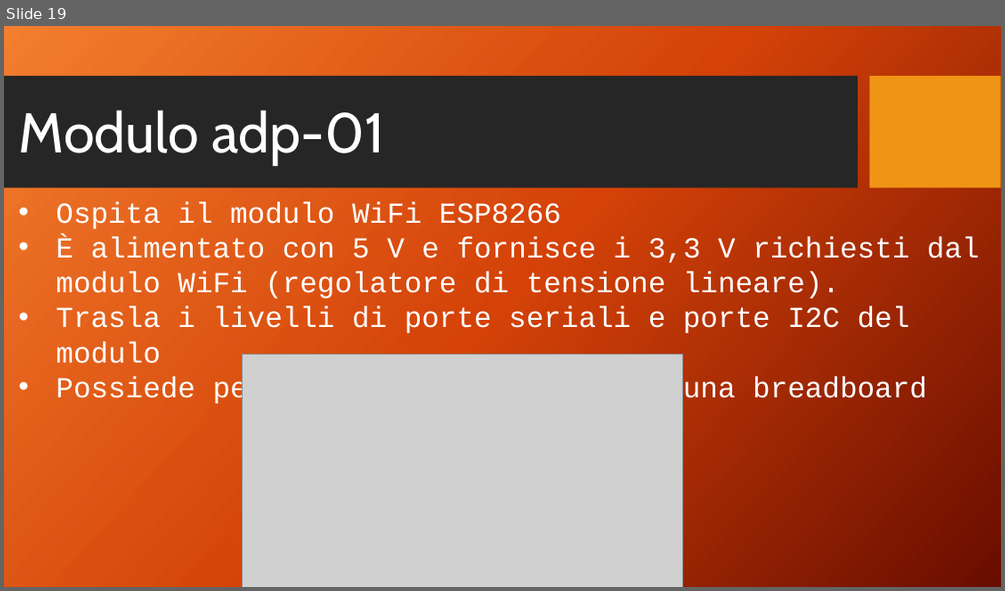
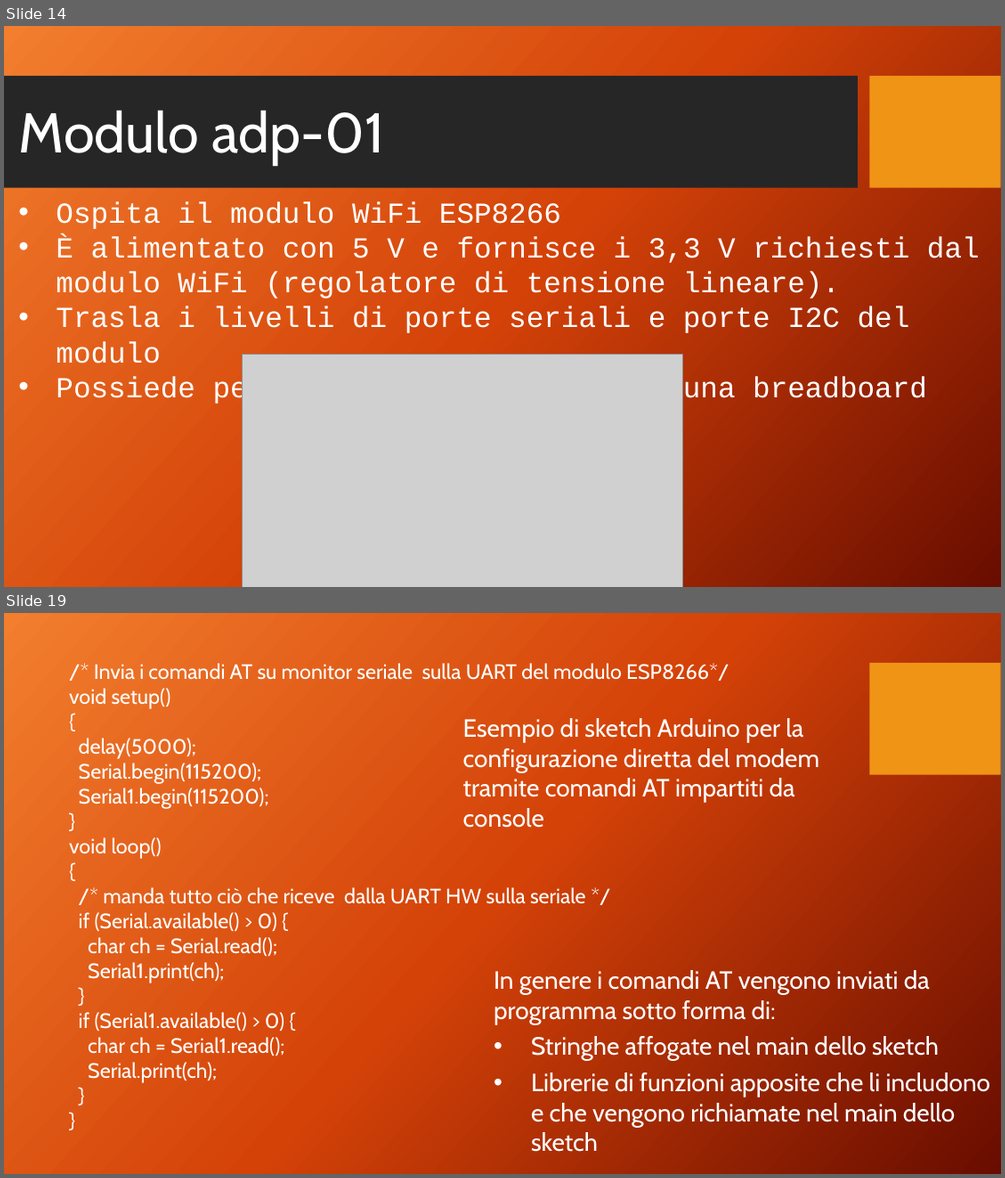
Before and after one commit to sebastianomelita/seismolab, a slide deck: files/seismoclouddevice-arduino-master/PROGGETTO SAPIENZA .pptx. Shown one above the other, each under a label of ours: slide 19 before the commit, slides 14 and 19 after it; the slides between them are not shown. The pictures are 1005x591 and 1005x1178 pixels, drawn with LibreOffice and Linux fonts; fonts in the diff are those of the drawing; grey boxes stand for pictures; background and template pictures are left out. Boxes give left, top, right and bottom in pixels: in the first picture for what was removed or moved away, otherwise in the second. Text is boxed around its words. In the diff, an @@ line names an element or a change of style, - is before the commit and + after.

```diff
--- a/files/seismoclouddevice-arduino-master/PROGGETTO SAPIENZA .pptx
+++ b/files/seismoclouddevice-arduino-master/PROGGETTO SAPIENZA .pptx
@@ slide 19 added at <box>4,613,1001,1174</box>, background picture (left out); not listed: 1 template element that a slide beside it also shows @@
@@ text added at <box>69,663,728,1083</box>, 20 pt, text #FFFFFF @@
+/* Invia i comandi AT su monitor seriale sulla UART del modulo ESP8266*/
+void setup()
+{
+delay(5000);
+Serial.begin(115200);
+Serial1.begin(115200);
+}
+void loop()
+{
+/* manda tutto ciò che riceve dalla UART HW sulla seriale */
+if (Serial.available() > 0) {
+char ch = Serial.read();
+Serial1.print(ch);
+}
+if (Serial1.available() > 0) {
+char ch = Serial1.read();
+Serial.print(ch);
+}
+}
@@ text added at <box>463,718,819,827</box>, 24 pt, text #FFFFFF @@
+Esempio di sketch Arduino per la configurazione diretta del modem tramite comandi AT impartiti da console
@@ text added at <box>494,970,991,1151</box>, 24 pt, text #FFFFFF @@
+In genere i comandi AT vengono inviati da programma sotto forma di:
+• Stringhe affogate nel main dello sketch
+• Librerie di funzioni apposite che li includono e che vengono richiamate nel main dello sketch
@@ what was slide 19 is now slide 14 @@
```
Also in this commit, not shown: 1 slide changed, 3 other slides added, 2 slides removed.
